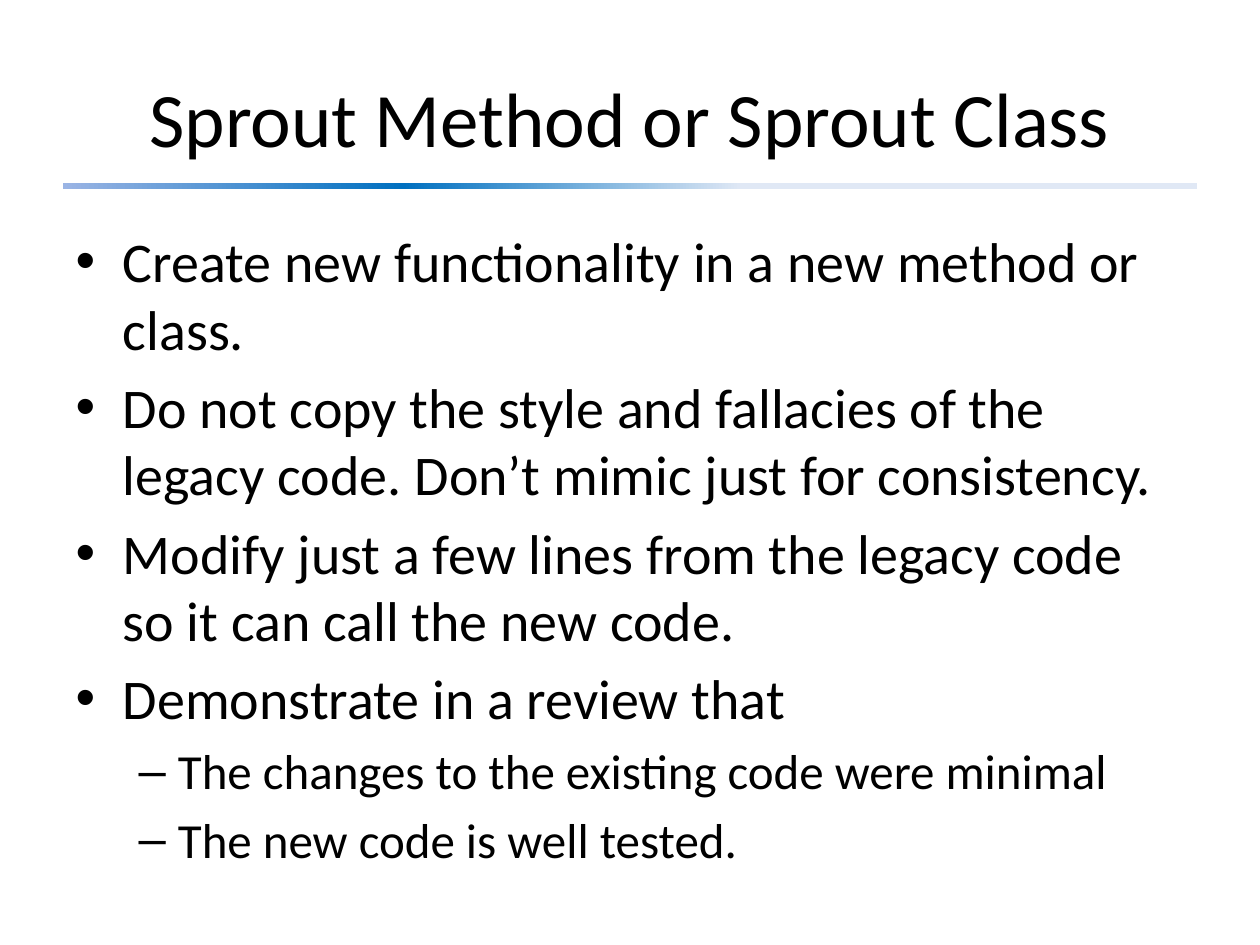
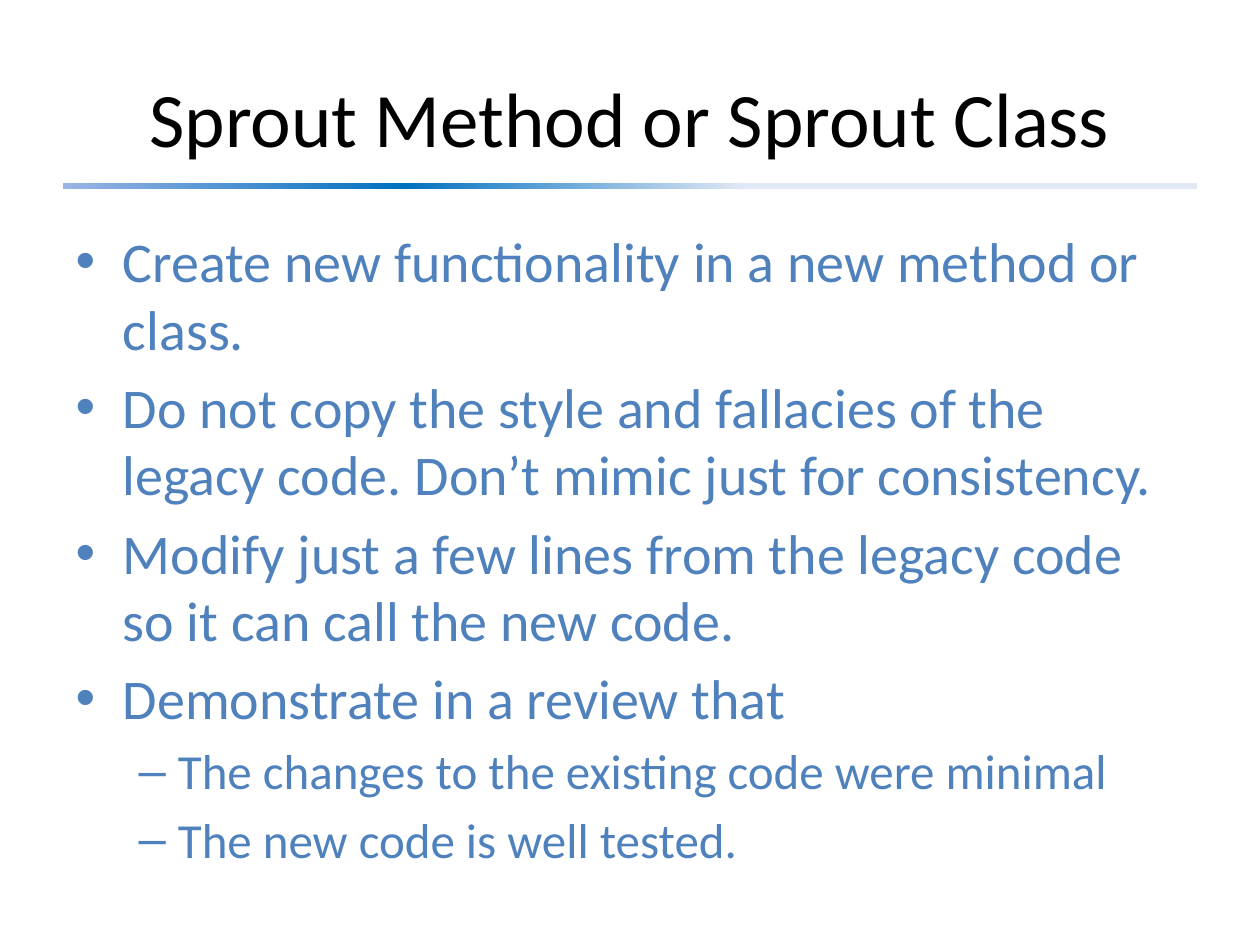
Before and after one commit to david-sackstein/solid-c-cpp, a slide deck: slide 9 of Module 4 - Legacy Code.pptx (slide 10 before the commit). Drawn at 1260x945 pixels with LibreOffice and Linux fonts; fonts in the diff are those of the drawing. Boxes give left, top, right and bottom in pixels: in the first picture for what was removed or moved away, otherwise in the second. Text is boxed around its words. In the diff, an @@ line names an element or a change of style, - is before the commit and + after.

```diff
--- a/Module 4 - Legacy Code.pptx
+++ b/Module 4 - Legacy Code.pptx
@@ text "Create new functionality in a ..." at [123, 243, 1151, 859]: text colour #000000 to #4F81BD @@
```
Also in this commit, not shown: 7 other slides changed, 2 slides added, 2 slides removed, 7 other files.
